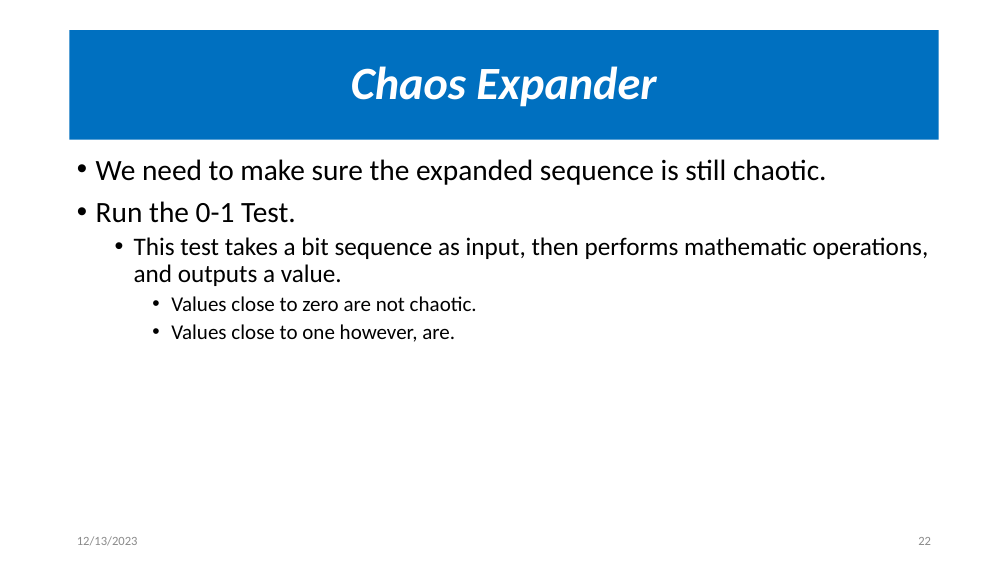
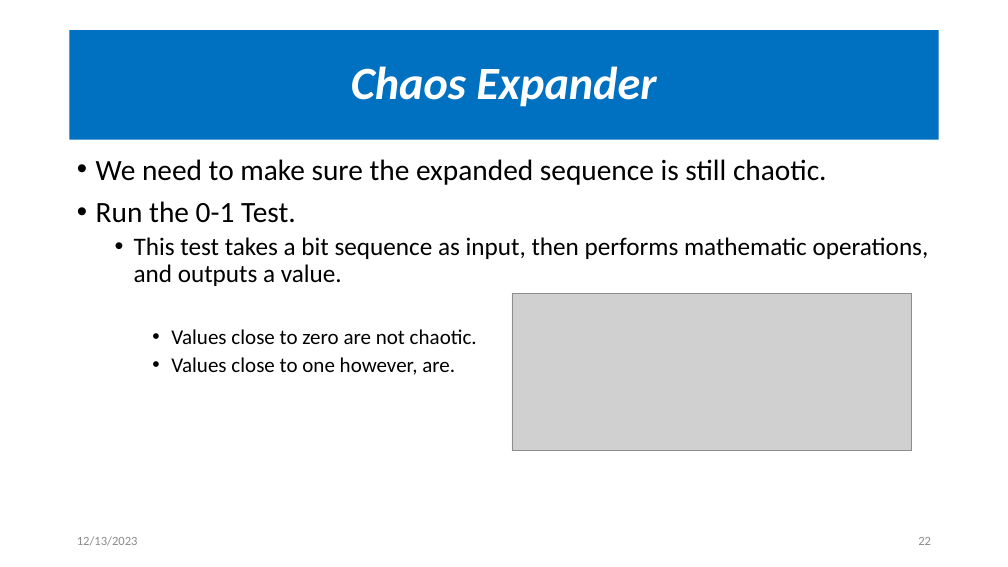
Before and after one commit to OmarAmer01/DCSK, a slide deck: slide 22 of docs/Presentation/main.pptx. Drawn at 1008x567 pixels with LibreOffice and Linux fonts; fonts in the diff are those of the drawing; grey boxes stand for pictures. Boxes give left, top, right and bottom in pixels: in the first picture for what was removed or moved away, otherwise in the second. Text is boxed around its words. In the diff, an @@ line names an element or a change of style, - is before the commit and + after.

```diff
--- a/docs/Presentation/main.pptx
+++ b/docs/Presentation/main.pptx
@@ text "We need to make sure ..." rewrapped from (x1=96, y1=159, x2=929, y2=342) to (x1=96, y1=159, x2=929, y2=375) @@
@@ picture added at (x1=512, y1=294, x2=912, y2=451) @@
```
Also in this commit, not shown: 2 other slides changed, 2 slides added, 52 other files.
